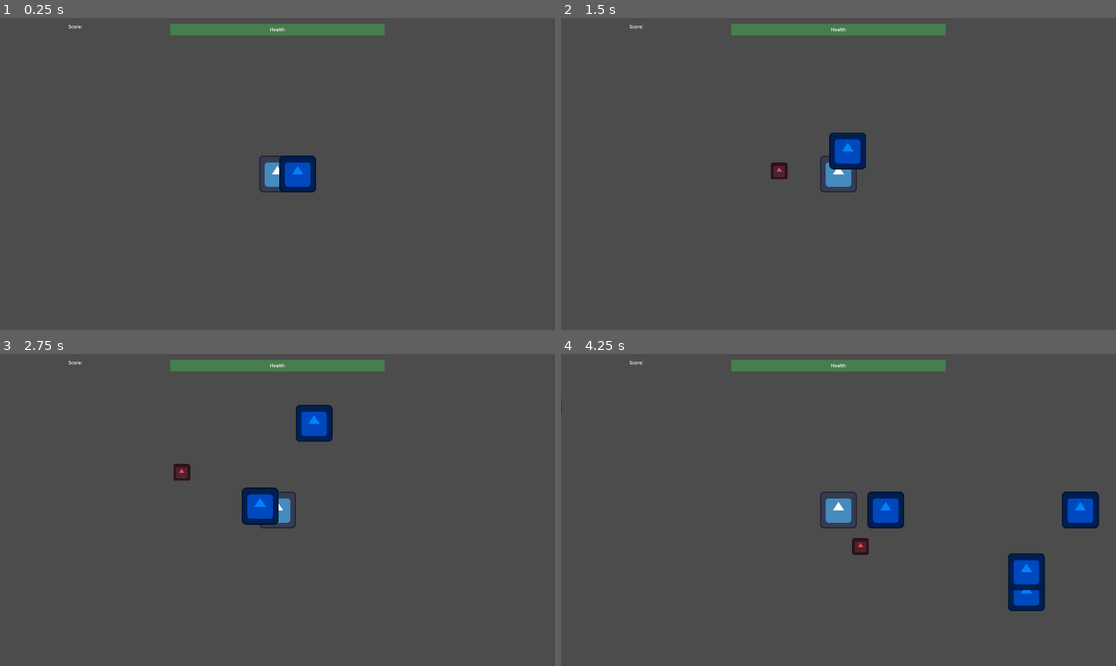
Above: before the commit, frames 1-4 (two rows, left to right).
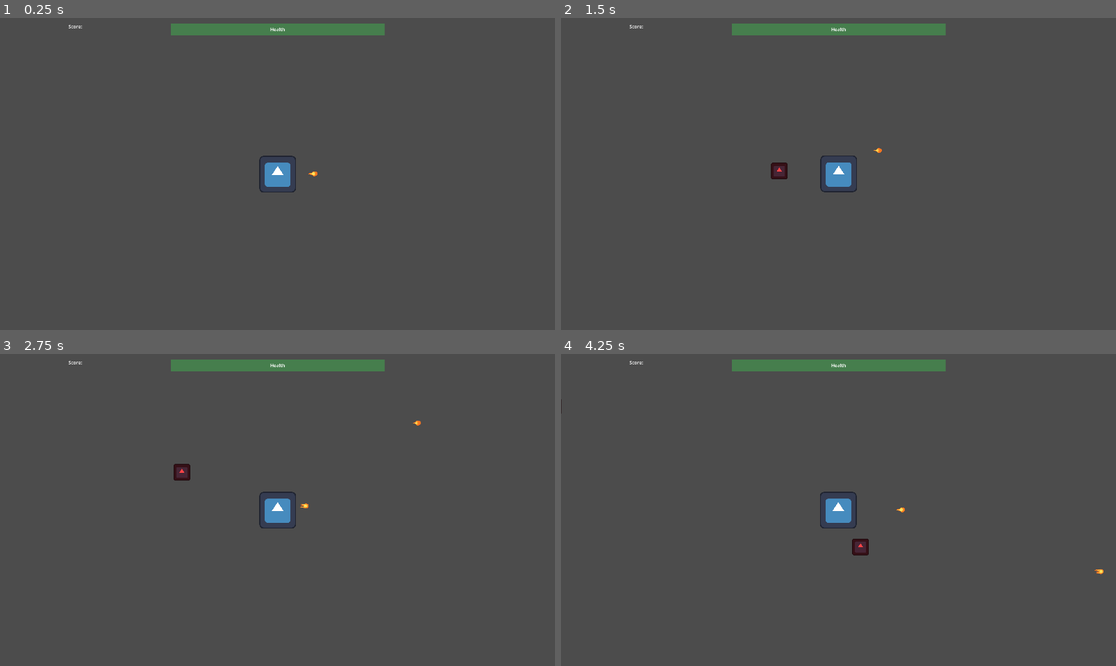
Above: after the commit, the same moments.

Repository: avidandy/GMTK_25
Game: Godot game, scene res://scenes/main.tscn
Two runs of this game, one before a commit and one after it. Both use one fixed random seed, a clock stepped at 60 frames per second and the inputs below. The engine's default icon, where the game draws it, is replaced by a stand-in: a white triangle on a blue panel in a dark square.
Inputs:
- Up to frame 1 (0.25 s): no input
- Up to frame 2 (1.5 s): hold Right (right) 0.53-1.28 s; hold Down (down) from 1.28 s (still down)
- Up to frame 3 (2.75 s): release Down (down) at 2.03 s; hold Right (right) from 2.03 s (still down)
- Up to frame 4 (4.25 s): release Right (right) at 2.78 s; hold Up (up) 2.78-3.53 s; hold Left (left) from 3.53 s (still down)

The runs differ from the first frame. In frame 1, 0.9% of the frame differs, in the area x 12-70%, y 1-56%; in frame 2, 0.9%; in frame 3, 1.7%; in frame 4, 2.9%, in the area x 12-98%, y 1-83%.

Commit message:
Updates
Added fireball texture
removed debug spam
changed project settings to accommodate pixel art

Diff:
--- a/project.godot
+++ b/project.godot
@@ -56,5 +56,7 @@
 
 [rendering]
 
+textures/canvas_textures/default_texture_filter=0
 renderer/rendering_method.mobile="gl_compatibility"
 viewport/hdr_2d=true
+2d/snap/snap_2d_transforms_to_pixel=true
--- a/scenes/projectile_scene.tscn
+++ b/scenes/projectile_scene.tscn
@@ -1,11 +1,41 @@
-[gd_scene load_steps=3 format=3 uid="uid://38kd01ktlmub"]
+[gd_scene load_steps=8 format=3 uid="uid://38kd01ktlmub"]
 
 [ext_resource type="Script" uid="uid://c1djg2ga6m33h" path="res://scripts/Projectile.gd" id="1_xymdh"]
-[ext_resource type="Texture2D" uid="uid://bxxov8kbjlkh" path="res://assets/icon.svg" id="1_ym46q"]
+[ext_resource type="Texture2D" uid="uid://c7o5dfsxolboo" path="res://assets/spells/fireball/FB001.png" id="2_l7oay"]
+[ext_resource type="Texture2D" uid="uid://djqacipukqrgg" path="res://assets/spells/fireball/FB002.png" id="3_7ksyb"]
+[ext_resource type="Texture2D" uid="uid://dy6tw45jxfy51" path="res://assets/spells/fireball/FB003.png" id="4_2awth"]
+[ext_resource type="Texture2D" uid="uid://6sxfvm5unuiy" path="res://assets/spells/fireball/FB004.png" id="5_j4mmg"]
+[ext_resource type="Texture2D" uid="uid://6080ij4a775x" path="res://assets/spells/fireball/FB005.png" id="6_tbq2j"]
+
+[sub_resource type="SpriteFrames" id="SpriteFrames_moyuw"]
+animations = [{
+"frames": [{
+"duration": 1.0,
+"texture": ExtResource("2_l7oay")
+}, {
+"duration": 1.0,
+"texture": ExtResource("3_7ksyb")
+}, {
+"duration": 1.0,
+"texture": ExtResource("4_2awth")
+}, {
+"duration": 1.0,
+"texture": ExtResource("5_j4mmg")
+}, {
+"duration": 1.0,
+"texture": ExtResource("6_tbq2j")
+}],
+"loop": true,
+"name": &"fireball",
+"speed": 8.0
+}]
 
 [node name="Projectile_Scene" type="Node2D"]
 script = ExtResource("1_xymdh")
+speed = 500.0
 
-[node name="Sprite2D" type="Sprite2D" parent="."]
-modulate = Color(0, 0.517647, 1, 1)
-texture = ExtResource("1_ym46q")
+[node name="AnimatedSprite2D" type="AnimatedSprite2D" parent="."]
+sprite_frames = SubResource("SpriteFrames_moyuw")
+animation = &"fireball"
+autoplay = "fireball"
+frame_progress = 0.750169
--- a/scripts/PlayerAbilityManager.gd
+++ b/scripts/PlayerAbilityManager.gd
@@ -5,7 +5,6 @@
 var cooldowns: Dictionary = {}
 
 func _process(delta: float) -> void:
-	print ("processing")
 	for current_ability: Ability in abilities:
 		if not cooldowns.has(current_ability):
 			cooldowns[current_ability] = 0.0
Binary file added: assets/spells/fireball/FB001.png
Not shown, added: assets/spells/fireball/FB001.png.import
Binary file added: assets/spells/fireball/FB002.png
Not shown, added: assets/spells/fireball/FB002.png.import
Binary file added: assets/spells/fireball/FB003.png
Not shown, added: assets/spells/fireball/FB003.png.import
Binary file added: assets/spells/fireball/FB004.png
Not shown, added: assets/spells/fireball/FB004.png.import
Binary file added: assets/spells/fireball/FB005.png
Not shown, added: assets/spells/fireball/FB005.png.import
